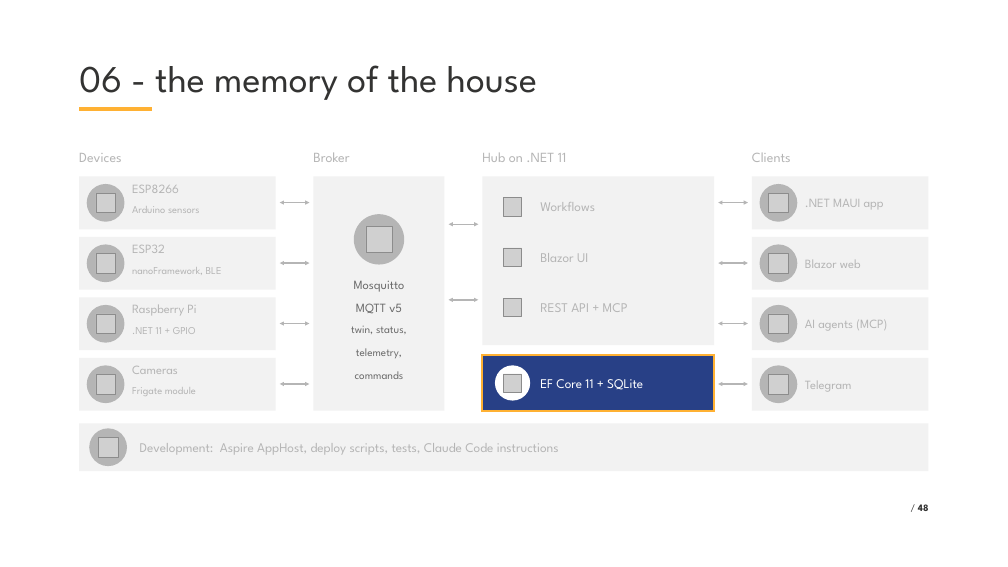
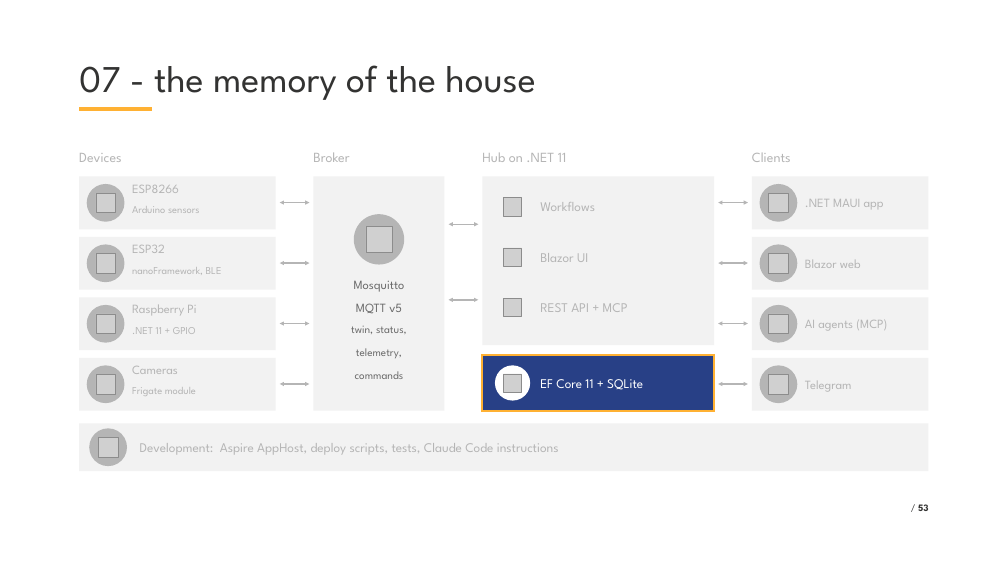
Before and after one commit to VladislavAntonyuk/HomeManagement, a slide deck: slide 53 of .NET Conf 2026 - Ukraine.pptx (slide 48 before the commit). Drawn at 1008x567 pixels with LibreOffice and Linux fonts; fonts in the diff are those of the drawing; grey boxes stand for pictures; background and template pictures are left out. Boxes give left, top, right and bottom in pixels: in the first picture for what was removed or moved away, otherwise in the second. Text is boxed around its words. In the diff, an @@ line names an element or a change of style, - is before the commit and + after.

```diff
--- a/.NET Conf 2026 - Ukraine.pptx
+++ b/.NET Conf 2026 - Ukraine.pptx
@@ title at bbox=[79, 65, 535, 100]: text changed @@
-06 - the memory of the house
+07 - the memory of the house
@@ page number at bbox=[918, 504, 929, 511]: text changed @@
-/ 48
+/ 53
```
Also in this commit, not shown: 17 other slides changed, 10 slides added, 5 slides removed, 38 other files.
